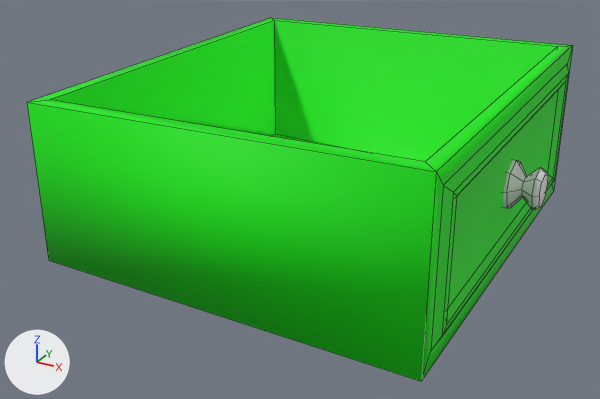
The FBX model 3d_assets/small_table_drawer.fbx: old version first, new version second.
Both versions are drawn from a 50 mm camera at (32.71, -33.65, 78.16) aimed at (15.15, -1.73, 62.2). Arrows for +X, +Y and +Z are at lower left; the lights stay in place. Mesh edges are drawn as thin lines. Where no turn or scale is listed for an object, it has been applied to the vertices. Vertices at the same position are counted once.

Names of what the first picture shows: 'drawer'.
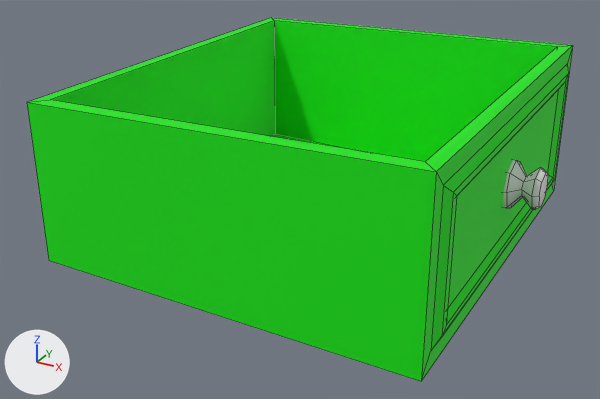
The change in detail:
me_cylinder_002 is used by ob_drawer; location (0.0, 0.0, 0.0).
me_cylinder_002 had 72 vertices, 64 faces and spanned x 6.7..26.0, y -9.9..9.9, z 60.3..68.3.
me_cylinder_002 now has 32 vertices, 30 faces and spans x 6.7..24.8, y -9.9..9.9, z 60.3..68.3.
me_cylinder_002 part 1: the surface is now shaded flat.
me_cylinder_002 no longer uses material mat_material_002 (white #e7e7e7).

Boxes [x1, y1, x2, y2] around the edits, measured in the pictures (600 x 399 px):
'drawer', reshaped
    both: [27, 18, 573, 381]
'handle', unchanged, uncovered by the edit
    after: [503, 159, 548, 210]
